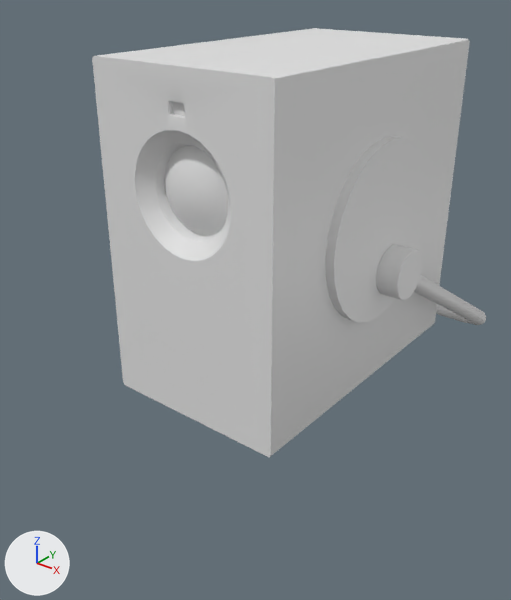
The FBX model Assets/LG-Resources/Background/LGElectronics/Art/Meshes/BeamProjector.fbx, before and after one commit.
Camera for both pictures: a 50 mm camera at (0.666, -1.026, 0.664) aimed at (-0.02, -0.167, 0.132). Every picture has the same lights, and +X, +Y and +Z are marked at lower left. Where no turn or scale is listed for an object, it has been applied to the vertices.

The first picture shows 'Beam', 'Beamm'.
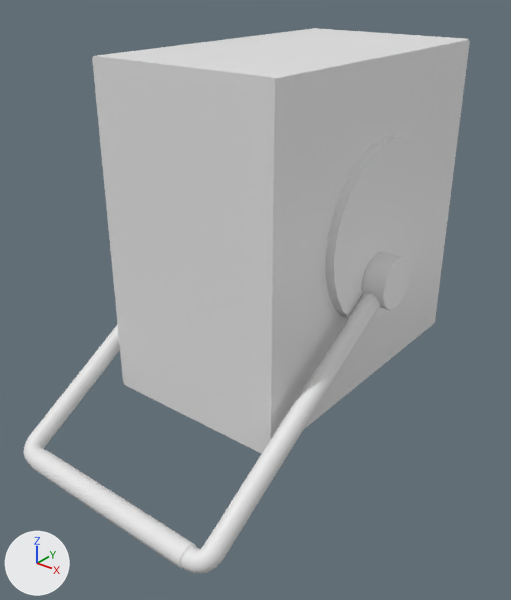
What differs and where, as boxes (x1, y1, x2, y2) in the pictures (511 x 600 px; the box of a moved part takes in the faces that stretch with it):
'Beam', reshaped, moved, rescaled, turned
    before: (92, 28, 470, 457)
    after: (23, 28, 470, 573)
'Beamm', deleted
    before: (376, 244, 486, 325)
part 1 of me_mesh, moved or reshaped
    before: (117, 97, 440, 457)
    after: (117, 97, 440, 454)
part 2 of me_mesh, moved or reshaped
    before: (325, 136, 429, 323)
    after: (325, 136, 429, 319)
part 3 of me_mesh, added
    after: (23, 293, 380, 573)
part 4 of me_mesh, added
    after: (362, 252, 409, 310)

What changed in the scene script:
```text
Change me_mesh:
    used by ob_beam; location = (0.0, -0.087, 0.0); rotation_euler = (1.571, 0.0, 0.0), in degrees (90, 0, 0); scale = (0.04, 0.04, 0.04)
    remove me_mesh.from_pydata(...)  # 367 vertices, 670 faces; spans x -4.37..4.37, y 0.0..13.5, z -6.75..6.75
    add me_mesh.from_pydata(...)  # 767 vertices, 1398 faces; spans x -21.34..21.34, y -46.66..27.0, z -34.59..26.31
    me_mesh part 1: the loose piece of 253 vertices spanning x -4.0..4.0, y 0.0..13.5, z -6.75..6.75 is multiplied about its middle by the matrix ((-4.0, 0.0, 0.0), (0.0, 0.0, 4.0), (0.0, 4.0, 0.0)), then moved by (0.0, -6.75, -0.69)
    me_mesh part 2: the loose piece of 57 vertices spanning x 3.93..4.37, y 3.27..10.57, z -3.65..3.65 is scaled about its middle by 4, then moved by (12.45, -6.92, 0.0)
    me_mesh part 3: a new loose piece of 204 vertices spanning x -20.58..20.58, y -46.66..-1.43, z -34.59..-5.66
    me_mesh part 4: a new loose piece of 98 vertices spanning x 17.47..21.34, y -6.38..2.01, z -11.12..-2.72
Remove ob_beamm:
    ob_beamm = bpy.data.objects.new('Beamm', me_mesh_001)
    ob_beamm.location = (0.0, -0.066, 0.208)
Change ob_beam:
    ob_beam.rotation_euler: (1.571, 0.0, 0.0) -> (0.0, 0.0, 0.0)  # degrees (90, 0, 0) -> degrees (0, 0, 0)
    ob_beam.location: (0.0, -0.087, 0.0) -> (0.0, -0.087, 0.277)
    ob_beam.scale: (0.04, 0.04, 0.04) -> (0.01, 0.01, 0.01)
```
